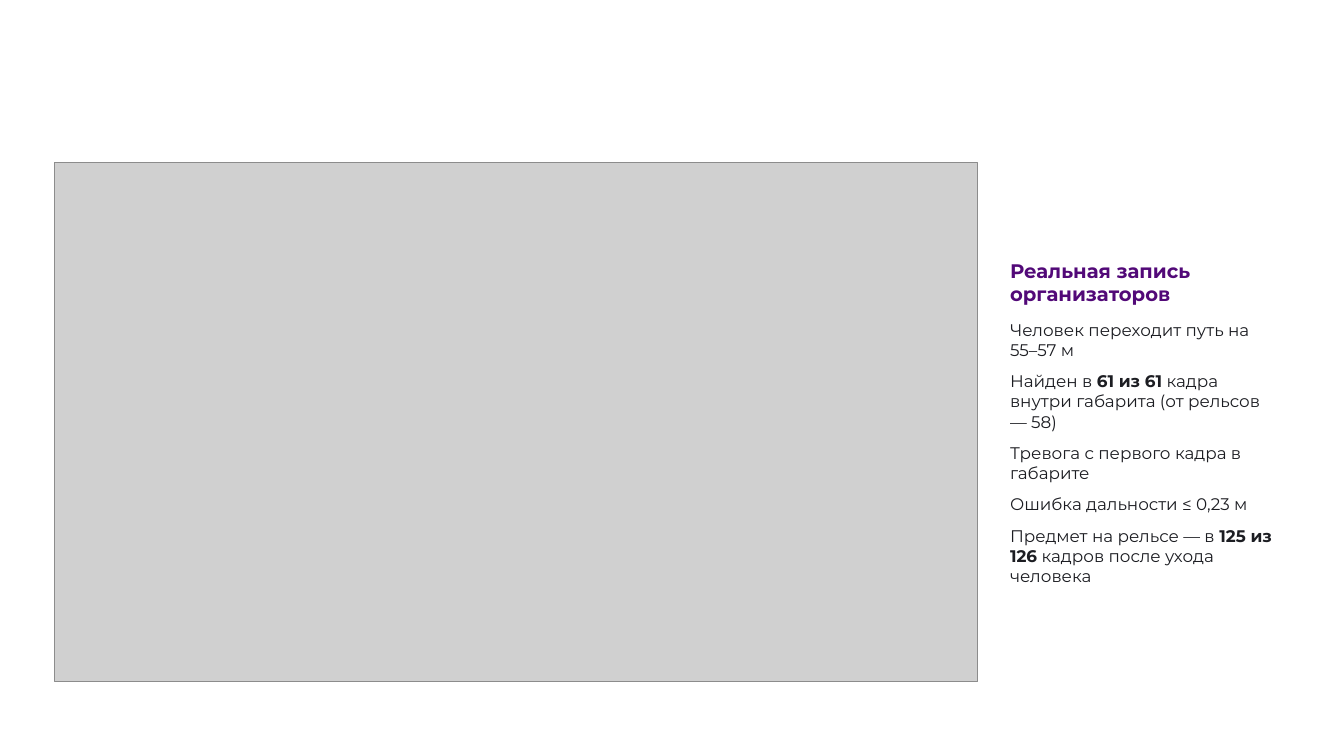
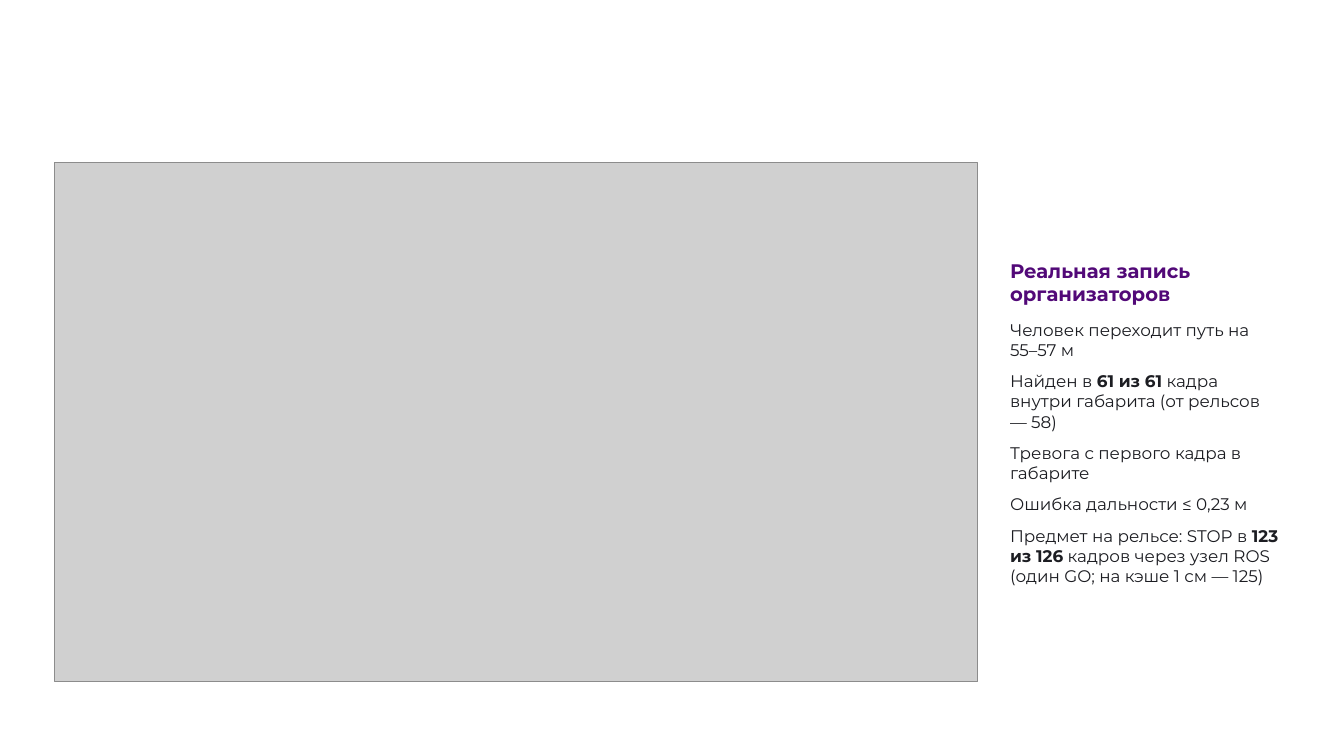
Before and after one commit to pmixay/ReSense, a slide deck: slide 9 of docs/presentation/ReSense_LCT2026.pptx. Drawn at 1344x756 pixels with LibreOffice and Linux fonts; fonts in the diff are those of the drawing; grey boxes stand for pictures; background and template pictures are left out. Boxes give left, top, right and bottom in pixels: in the first picture for what was removed or moved away, otherwise in the second. Text is boxed around its words. In the diff, an @@ line names an element or a change of style, - is before the commit and + after.

```diff
--- a/docs/presentation/ReSense_LCT2026.pptx
+++ b/docs/presentation/ReSense_LCT2026.pptx
@@ text at <box>1010,530,1278,586</box>: text changed @@
-Предмет на рельсе — в 125 из 126 кадров после ухода человека
+Предмет на рельсе: STOP в 123 из 126 кадров через узел ROS (один GO; на кэше 1 см — 125)
```
Also in this commit, not shown: 8 other slides changed, 18 other files.
